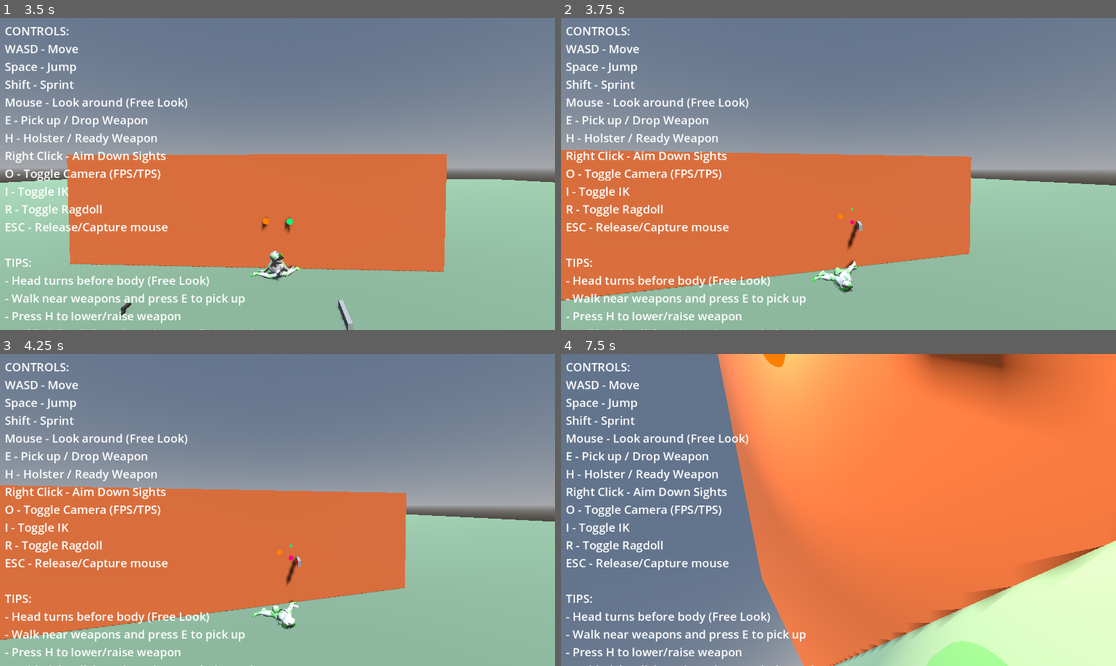
Above: before the commit, frames 1-4 (two rows, left to right).
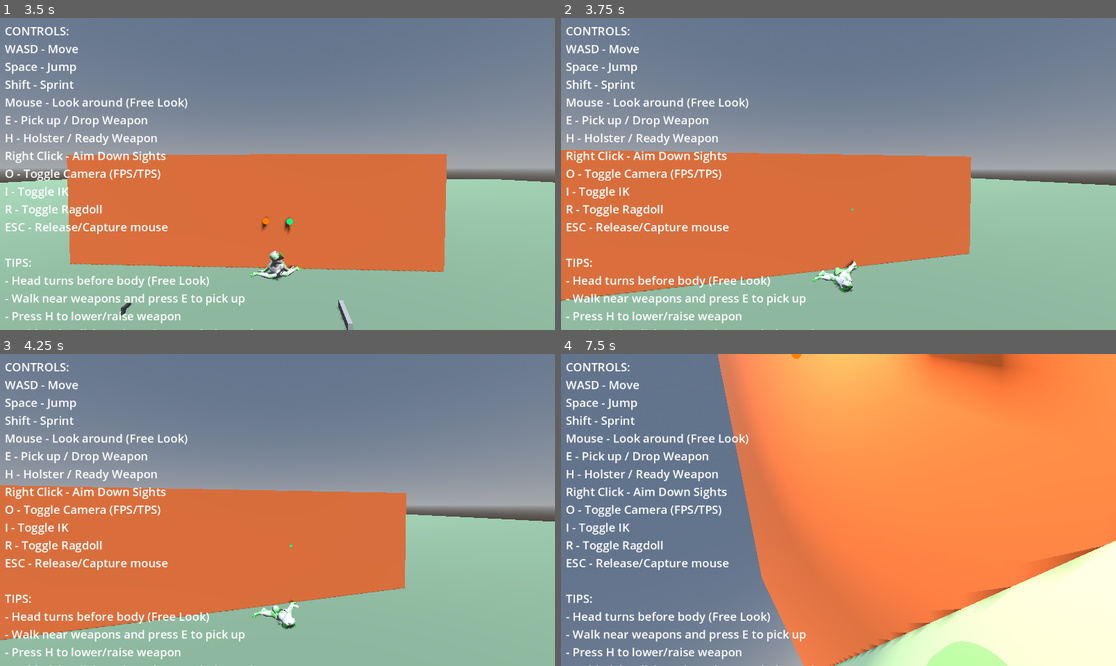
Above: after the commit, the same moments.

Repository: lmf-git/fpsikanimragdoll
Game: Godot game, scene res://world.tscn
Two runs of this game, one before a commit and one after it. Both use one fixed random seed, a clock stepped at 60 frames per second and the inputs below.
Inputs (mouse positions are in pixels of both pictures, inside the frame that each line leads up to):
- Up to frame 1 (3.5 s): tap Enter at 0.5 s; move the mouse to (305, 174) at 0.52 s; hold Shift (sprint) 0.53-1.28 s; hold W (move_forward) from 0.53 s (still down); click (305, 174) at 0.67 s; tap Space (jump) at 0.77, 1.52, 3.02 s; move the mouse to (249, 174) at 1.27 s; tap O (toggle_camera) at 1.35 s; move the mouse to (288, 167) at 2.02 s; hold I (toggle_ik) 2.03-2.78 s; move the mouse to (271, 180) at 2.77 s; tap R (toggle_ragdoll) at 2.85 s; click (271, 180) at 2.92 s
- Up to frame 2 (3.75 s): keep holding W (move_forward); move the mouse to (877, 177) at 3.52 s; tap E at 3.6 s
- Up to frame 3 (4.25 s): keep holding W (move_forward); tap Space (jump) at 3.77 s
- Up to frame 4 (7.5 s): move the mouse to (794, 506) at 4.27 s; tap Ctrl at 4.35 s; tap Space (jump) at 4.52, 6.02, 6.77 s; move the mouse to (844, 510) at 5.02 s; tap H at 5.1 s; click (844, 510) at 5.17 s; move the mouse to (816, 503) at 5.77 s; release W (move_forward) at 5.78 s; hold D (move_right) 5.78-6.53 s; tap Shift (sprint) at 5.85 s; move the mouse to (866, 510) at 6.52 s; hold O (toggle_camera) 6.53-7.28 s; hold W (move_forward) from 6.53 s (still down); move the mouse to (810, 510) at 7.27 s; tap I (toggle_ik) at 7.35 s; click (810, 510) at 7.42 s

Frame 1 is identical in both runs. In frame 2, 0.1% of the frame differs, in the area x 49-55%, y 62-75%; in frame 3, 0.1%; in frame 4, 18%, in the area x 29-100%, y 0-100%.

Commit message:
Add finger IK for weapon grip and fix weapon positioning
Weapon Positioning Fix:
- Changed weapon positioning to use hand IK target instead of hand bone
- Prevents weapon from being offset when IK doesn't fully reach target
- Weapon now always aligns with where hand should be (IK target)

Finger IK System:
1. Added 3 finger IK chains for right hand:
   - Thumb IK (Hand -> Thumb Distal)
   - Index IK (Hand -> Index Distal) for trigger finger
   - Middle IK (Hand -> Middle Distal) for grip

2. Auto-create finger IK targets at runtime if not in scene

3. Position finger targets based on weapon grip:
   - Thumb: wraps around left side of grip (-0.04 left, -0.02 down)
   - Index: front/right for trigger (0.03 right, -0.03 down, 0.02 forward)
   - Middle: right side of grip (0.04 right, -0.04 down)

4. Activate finger IK when weapon equipped, stop when unequipped

Result:
- Weapon positioned correctly at hand IK target
- Fingers curl around weapon grip naturally
- Hand forms proper weapon grip pose
- Works with both pistols and rifles

Diff:
--- a/character_controller.gd
+++ b/character_controller.gd
@@ -65,6 +65,10 @@
 @export var right_elbow_ik: SkeletonIK3D
 @export var left_wrist_ik: SkeletonIK3D  # Lower_Arm -> Hand (controls wrist/hand position)
 @export var right_wrist_ik: SkeletonIK3D
+# Finger IK chains - for gripping weapons
+@export var right_thumb_ik: SkeletonIK3D  # Right thumb for grip
+@export var right_index_ik: SkeletonIK3D  # Right index for trigger
+@export var right_middle_ik: SkeletonIK3D  # Right middle for grip
 # Leg IK
 @export var left_foot_ik: SkeletonIK3D
 @export var right_foot_ik: SkeletonIK3D
@@ -420,6 +424,65 @@
 		skeleton.add_child(right_wrist_ik)
 		right_wrist_ik.set_target_node(right_hand_final_target.get_path())
 		print("Created RightWristIK (Lower_Arm -> Hand)")
+
+	# Create RIGHT FINGER IK chains for weapon gripping
+	# Create finger IK targets if they don't exist
+	var right_thumb_target = ik_targets_node.get_node_or_null("RightThumbTarget")
+	if not right_thumb_target:
+		right_thumb_target = Area3D.new()
+		right_thumb_target.name = "RightThumbTarget"
+		ik_targets_node.add_child(right_thumb_target)
+		print("Created RightThumbTarget")
+
+	var right_index_target = ik_targets_node.get_node_or_null("RightIndexTarget")
+	if not right_index_target:
+		right_index_target = Area3D.new()
+		right_index_target.name = "RightIndexTarget"
+		ik_targets_node.add_child(right_index_target)
+		print("Created RightIndexTarget")
+
+	var right_middle_target = ik_targets_node.get_node_or_null("RightMiddleTarget")
+	if not right_middle_target:
+		right_middle_target = Area3D.new()
+		right_middle_target.name = "RightMiddleTarget"
+		ik_targets_node.add_child(right_middle_target)
+		print("Created RightMiddleTarget")
+
+	# Thumb IK: Hand -> Thumb Distal
+	if right_thumb_target:
+		right_thumb_ik = SkeletonIK3D.new()
+		right_thumb_ik.name = "RightThumbIK"
+		right_thumb_ik.root_bone = "characters3d.com___R_Hand"
+		right_thumb_ik.tip_bone = "characters3d.com___R_Thumb_Distal"
+		right_thumb_ik.interpolation = 1.0
+		right_thumb_ik.max_iterations = 10
+		skeleton.add_child(right_thumb_ik)
+		right_thumb_ik.set_target_node(right_thumb_target.get_path())
+		print("Created RightThumbIK (Hand -> Thumb Distal)")
+
+	# Index finger IK: Hand -> Index Distal
+	if right_index_target:
+		right_index_ik = SkeletonIK3D.new()
+		right_index_ik.name = "RightIndexIK"
+		right_index_ik.root_bone = "characters3d.com___R_Hand"
+		right_index_ik.tip_bone = "characters3d.com___R_Index_Distal"
+		right_index_ik.interpolation = 1.0
+		right_index_ik.max_iterations = 10
+		skeleton.add_child(right_index_ik)
+		right_index_ik.set_target_node(right_index_target.get_path())
+		print("Created RightIndexIK (Hand -> Index Distal)")
+
+	# Middle finger IK: Hand -> Middle Distal
+	if right_middle_target:
+		right_middle_ik = SkeletonIK3D.new()
+		right_middle_ik.name = "RightMiddleIK"
+		right_middle_ik.root_bone = "characters3d.com___R_Hand"
+		right_middle_ik.tip_bone = "characters3d.com___R_Middle_Distal"
+		right_middle_ik.interpolation = 1.0
+		right_middle_ik.max_iterations = 10
+		skeleton.add_child(right_middle_ik)
+		right_middle_ik.set_target_node(right_middle_target.get_path())
+		print("Created RightMiddleIK (Hand -> Middle Distal)")
 
 	# Create LeftFootIK
 	if left_foot_target:
@@ -1986,6 +2049,32 @@
 		var wrist_pos = right_elbow_target.global_position.lerp(right_hand_target.global_position, 0.6)
 		right_wrist_target.global_position = wrist_pos
 
+	# FINGER POSITIONING: Position finger targets to grip weapon
+	if equipped_weapon and equipped_weapon.main_grip:
+		var right_thumb_target = ik_targets_node.get_node_or_null("RightThumbTarget")
+		var right_index_target = ik_targets_node.get_node_or_null("RightIndexTarget")
+		var right_middle_target = ik_targets_node.get_node_or_null("RightMiddleTarget")
+
+		if right_hand_target:
+			# Get weapon grip basis
+			var grip_basis = equipped_weapon.main_grip.global_transform.basis
+			var grip_pos = equipped_weapon.main_grip.global_position
+
+			# Thumb wraps around left side of grip (opposite side from other fingers)
+			if right_thumb_target:
+				var thumb_offset = grip_basis.x * -0.04 + grip_basis.y * -0.02  # Left and down
+				right_thumb_target.global_position = grip_pos + thumb_offset
+
+			# Index finger wraps around front/right of grip (trigger finger)
+			if right_index_target:
+				var index_offset = grip_basis.x * 0.03 + grip_basis.y * -0.03 + grip_basis.z * 0.02  # Right, down, forward
+				right_index_target.global_position = grip_pos + index_offset
+
+			# Middle finger wraps around right side of grip
+			if right_middle_target:
+				var middle_offset = grip_basis.x * 0.04 + grip_basis.y * -0.04  # Right and down
+				right_middle_target.global_position = grip_pos + middle_offset
+
 	# LEFT ARM: Position elbow and wrist targets to follow hand target
 	if left_hand_target and left_elbow_target and left_wrist_target:
 		if equipped_weapon.is_two_handed or weapon_state == WeaponState.AIMING:
@@ -2024,24 +2113,25 @@
 				left_wrist_target.global_position = left_wrist_rest
 
 func _update_weapon_to_hand():
-	"""Position weapon to follow IK-transformed hand bone (called AFTER IK is applied)"""
+	"""Position weapon at IK target location (called AFTER IK is applied)"""
 	if not equipped_weapon:
 		return
-	if not skeleton:
-		return
-	if right_hand_bone_id < 0:
-		return
-
-	# Get the IK-transformed hand bone transform
-	var right_hand_transform = skeleton.global_transform * skeleton.get_bone_global_pose(right_hand_bone_id)
 
 	# Get camera for aim direction
 	var active_camera = fps_camera if camera_mode == 0 else tps_camera
 	if not active_camera:
 		return
 
+	# Get the right hand IK target - this is where we want the weapon grip to be
+	var ik_targets_node = get_node_or_null("IKTargets")
+	if not ik_targets_node:
+		return
+
+	var right_hand_target = ik_targets_node.get_node_or_null("RightHandTarget")
+	if not right_hand_target:
+		return
+
 	# STEP 1: Orient weapon to point where camera is aiming
-	# Use camera forward direction, not hand rotation
 	if equipped_weapon.main_grip:
 		# Get camera aim direction
 		var camera_forward = -active_camera.global_transform.basis.z
@@ -2054,15 +2144,15 @@
 		var weapon_basis = Basis(camera_right, camera_up, -camera_forward)
 		equipped_weapon.global_transform.basis = weapon_basis
 
-		# Position weapon so grip aligns with hand bone
+		# Position weapon so grip aligns with hand IK target (not hand bone)
 		var grip_local_pos = equipped_weapon.main_grip.position
 		var grip_world_offset = equipped_weapon.global_transform.basis * grip_local_pos
-		equipped_weapon.global_position = right_hand_transform.origin - grip_world_offset
+		equipped_weapon.global_position = right_hand_target.global_position - grip_world_offset
 	else:
-		# Fallback: point weapon forward from hand position
+		# Fallback: point weapon forward from hand target position
 		var camera_forward = -active_camera.global_transform.basis.z
-		equipped_weapon.global_position = right_hand_transform.origin
-		equipped_weapon.look_at(right_hand_transform.origin + camera_forward * 10.0, Vector3.UP)
+		equipped_weapon.global_position = right_hand_target.global_position
+		equipped_weapon.look_at(right_hand_target.global_position + camera_forward * 10.0, Vector3.UP)
 
 func _process(_delta):
 	# WEAPON UPDATE ORDER - CRITICAL for proper IK-based positioning:
@@ -2090,6 +2180,14 @@
 				right_wrist_ik.start()
 			if right_elbow_ik:
 				right_elbow_ik.start()
+
+			# Finger IK for weapon grip
+			if right_thumb_ik:
+				right_thumb_ik.start()
+			if right_index_ik:
+				right_index_ik.start()
+			if right_middle_ik:
+				right_middle_ik.start()
 
 			# Left arm IK control based on weapon state
 			if weapon_state == WeaponState.AIMING:
@@ -2115,6 +2213,13 @@
 				right_elbow_ik.stop()
 			if right_wrist_ik:
 				right_wrist_ik.stop()
+			# Stop finger IK
+			if right_thumb_ik:
+				right_thumb_ik.stop()
+			if right_index_ik:
+				right_index_ik.stop()
+			if right_middle_ik:
+				right_middle_ik.stop()
 	else:
 		# IK disabled - but keep arm IK active if weapon equipped
 		if equipped_weapon:
@@ -2124,6 +2229,14 @@
 				right_wrist_ik.start()
 			if right_elbow_ik:
 				right_elbow_ik.start()
+
+			# Finger IK for weapon grip
+			if right_thumb_ik:
+				right_thumb_ik.start()
+			if right_index_ik:
+				right_index_ik.start()
+			if right_middle_ik:
+				right_middle_ik.start()
 
 			# Left arm IK only when aiming
 			if weapon_state == WeaponState.AIMING:
